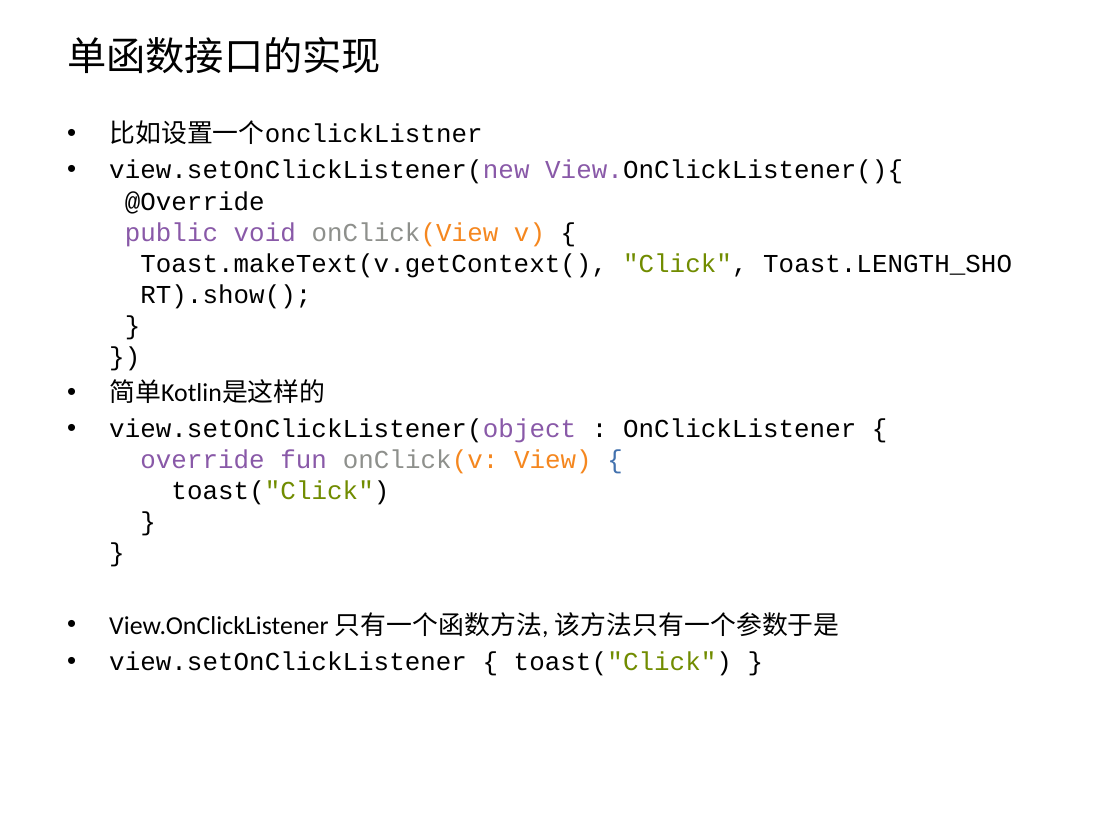
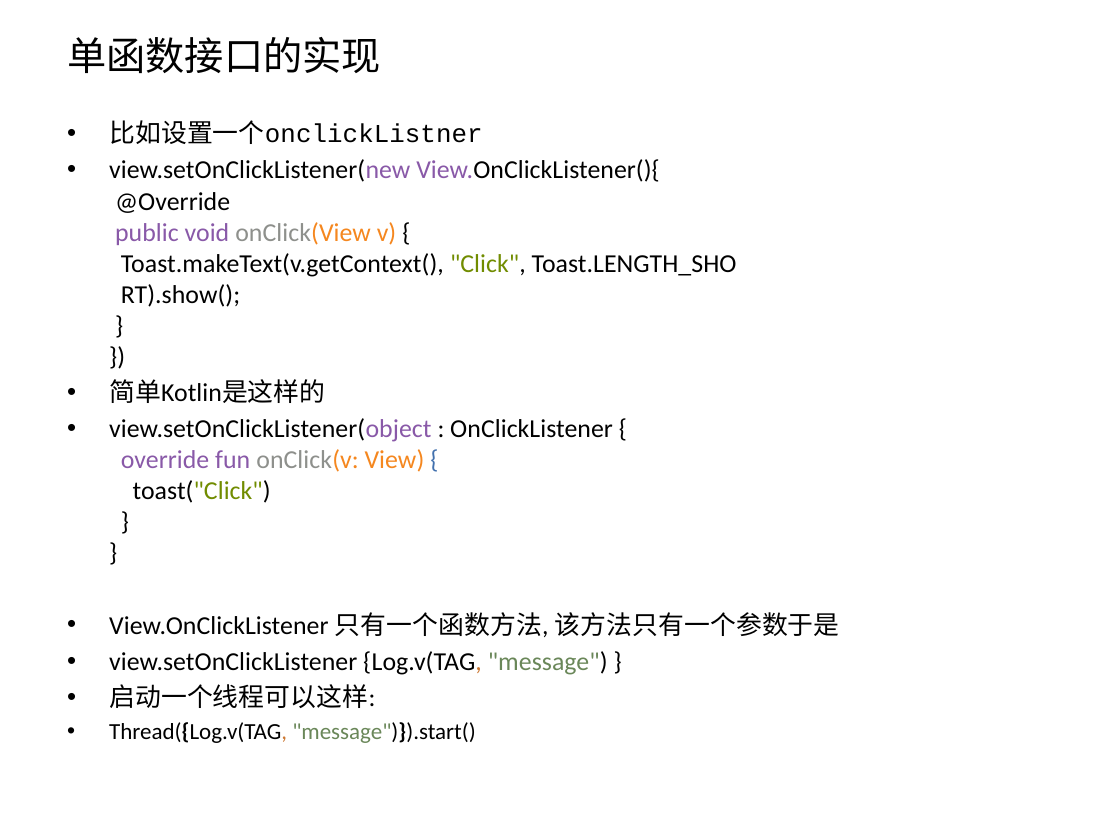
Before and after one commit to zxf2871/KotlinStudy, a slide deck: slide 26 of Kotlin初探.pptx (slide 21 before the commit). Drawn at 1120x840 pixels with LibreOffice and Linux fonts; fonts in the diff are those of the drawing. Boxes give left, top, right and bottom in pixels: in the first picture for what was removed or moved away, otherwise in the second. Text is boxed around its words. In the diff, an @@ line names an element or a change of style, - is before the commit and + after.

```diff
--- a/Kotlin初探.pptx
+++ b/Kotlin初探.pptx
@@ text at (109,159,737,503): font Courier New to Calibri in "view.setOnClickListener(new View.OnClickListener(){ @Overrid ...", "view.setOnClickListener(object : OnClickListener { override  ..." @@
@@ text at (109,651,608,743): text changed; font Courier New to Calibri @@
-• view.setOnClickListener { toast("Click") }
+• view.setOnClickListener {Log.v(TAG, "message") }
+• 启动一个线程可以这样:
+• Thread({Log.v(TAG, "message")}).start()
```
Also in this commit, not shown: 24 other slides changed, 6 slides added, 5 slides removed, 6 other files.
